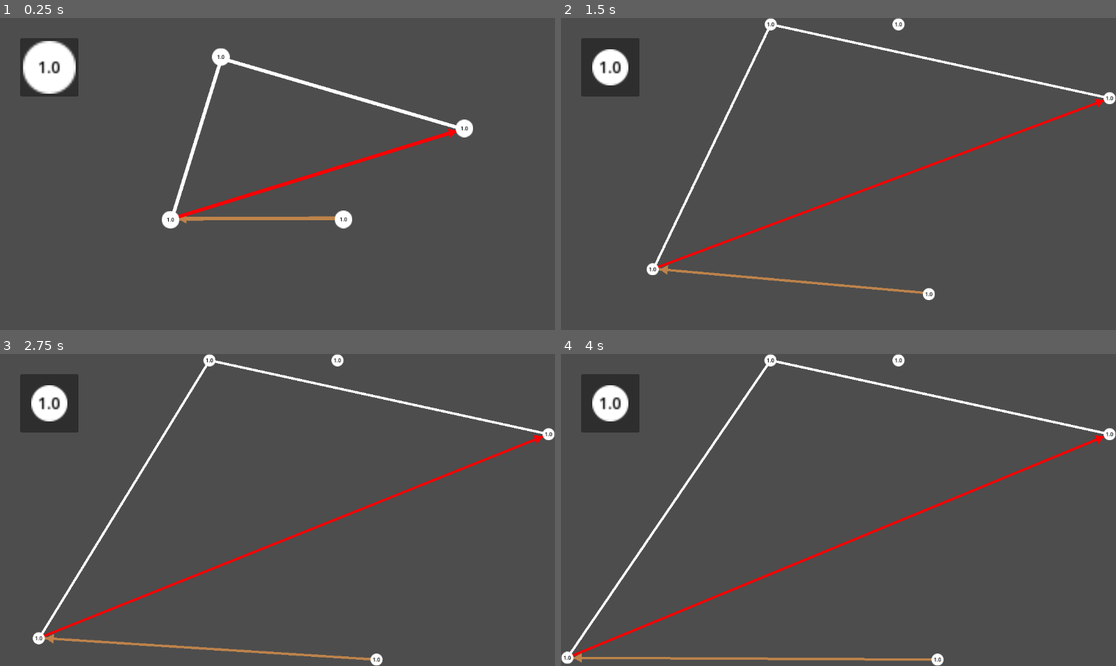
Above: before the commit, frames 1-4 (two rows, left to right).
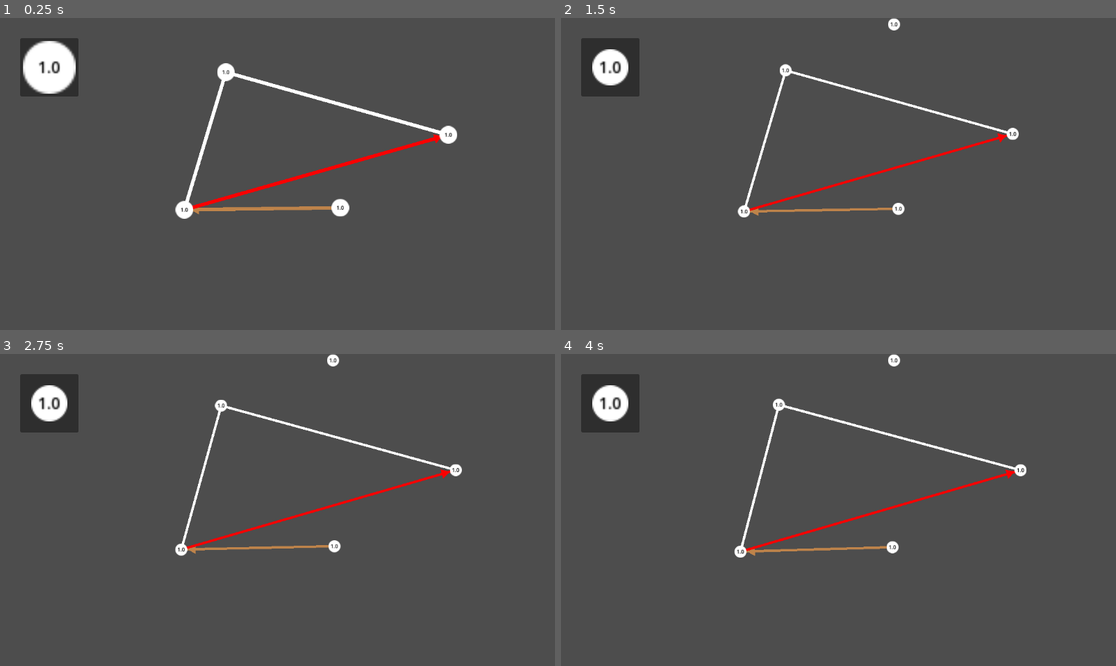
Above: after the commit, the same moments.

Repository: Andresit1524/graphim
Game: Godot game, scene res://test/test.tscn
Same seed, same stepped clock (60 frames per second), same inputs: the game is played once before the commit and once after it.
Inputs (mouse positions are in pixels of both pictures, inside the frame that each line leads up to):
- Up to frame 1 (0.25 s): no input
- Up to frame 2 (1.5 s): tap Enter at 0.5 s; drag from (610, 67) to (894, 105) at 0.52 s; drag from (727, 189) to (810, 236) at 1.27 s
- Up to frame 3 (2.75 s): move the mouse to (333, 441) at 2.02 s; click (333, 441) at 2.17 s
- Up to frame 4 (4 s): drag from (810, 572) to (672, 463) at 2.77 s; move the mouse to (1005, 556) at 3.52 s; click (1005, 556) at 3.67 s

The runs differ from the first frame. In frame 1, 4.0% of the frame differs, in the area x 29-86%, y 9-68%; in frame 2, 4.0%; in frame 3, 4.3%; in frame 4, 4.5%, in the area x 0-100%, y 0-100%.

Commit message:
Gravedad al centro de la pantalla

Diff:
--- a/assets/graph_node/graphim_node.gd
+++ b/assets/graph_node/graphim_node.gd
@@ -2,8 +2,13 @@
 class_name GraphimNode extends DraggableObject
 
 
+const GRAVITY_MIN_RADIUS_SQUARED := 2000
+
+
 ## Fuerza de repulsión. Constante de Coulomb modificada
-@export var repulsion_force: float = 9e7
+@export var repulsion_force: float = 2e6
+## Fuerza de gravedad al centro. Constante de gravitación universal modificada
+@export var center_gravity: float = 9e5
 ## Fricción del movimiento
 @export var damping: float = 0.1
 
@@ -12,6 +17,7 @@
 @onready var label: Label = %Label
 @onready var data: NodeData = $Data
 @onready var last_global_pos := global_position
+@onready var center := get_viewport_rect().size / 2
 
 
 ## Desactiva el nodo y sus físicas. Usado para el DragInstancer
@@ -36,7 +42,7 @@
 	var current_pos := global_position
 
 	# Aplica la fuerza sobre si mísmo y actualiza la posición
-	_apply_force(delta)
+	_apply_repulsion(delta)
 	last_global_pos = current_pos
 
 	# Necesario para que funcione el arrastre con el mouse
@@ -114,14 +120,19 @@
 
 
 ## Aplica las fuerzas sobre el objeto
-func _apply_force(delta: float) -> void:
+func _apply_repulsion(delta: float) -> void:
 	if disabled: return
 
+	var nodes := get_tree().get_nodes_in_group(&"nodes")
+	var force := Vector2.ZERO
+
 	# Calculamos la sumatoria de cada repulsión de los otros nodos
-	var force := Vector2.ZERO
-	for node: GraphimNode in get_tree().get_nodes_in_group(&"nodes"):
+	for node: GraphimNode in nodes:
 		if node == self or node.disabled: continue
 		force += _coulomb(node.global_position)
+
+	# Aplicamos la fuerza de gravedad al centro
+	force += _apply_gravity()
 
 	# Aplica Verlet con fricción sobre la velocidad (el desplazamiento)
 	var inertia := (global_position - last_global_pos) * (1.0 - damping)
@@ -129,6 +140,14 @@
 
 	# Usamos el motor de Godot para mover y detenernos si hay colisión
 	move_and_collide(displacement)
+
+
+## Aplica la gravedad al centro del viewport
+func _apply_gravity() -> Vector2:
+	var distance := center - global_position
+	if distance.length_squared() < GRAVITY_MIN_RADIUS_SQUARED: return Vector2.ZERO
+
+	return distance.normalized() * center_gravity / distance.length_squared()
 
 
 ## Calcula la repulsión usando la ley de Coulomb para un punto dado (posición global)
